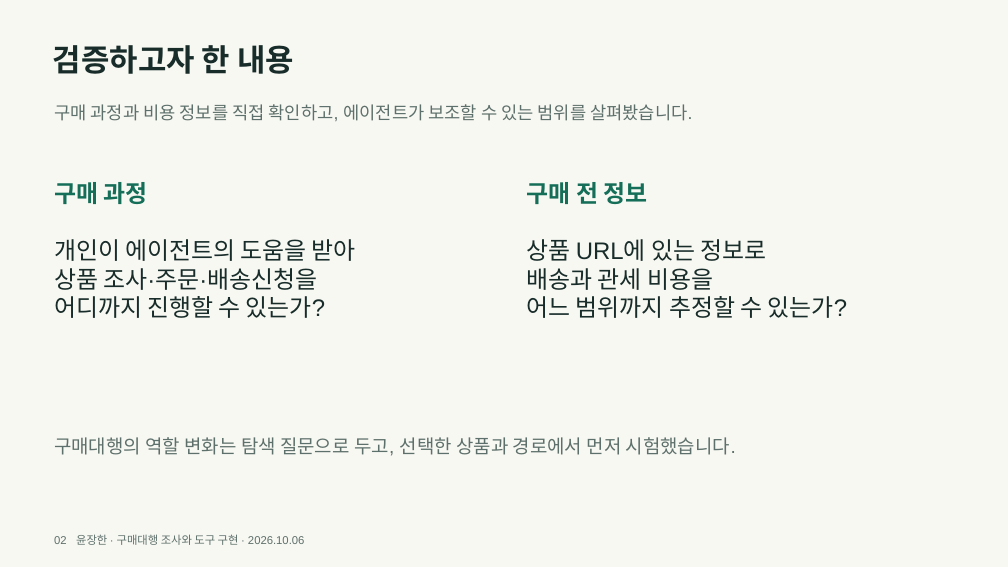
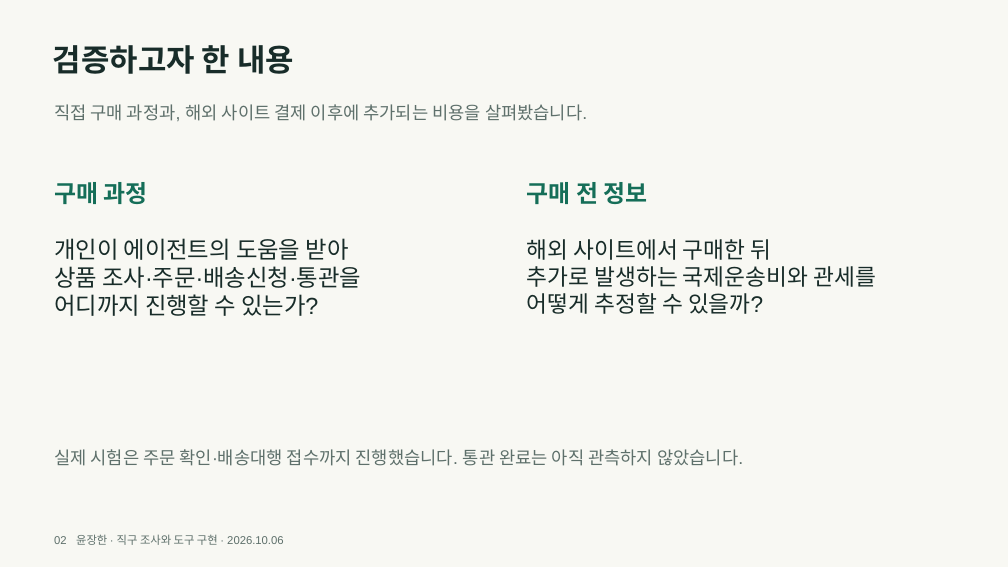
Before and after one commit to y00nZZang/crossborder-purchase-agent, a slide deck: slide 2 of portfolio/crossborder-portfolio.pptx. Drawn at 1008x567 pixels with LibreOffice and Linux fonts; fonts in the diff are those of the drawing. Boxes give left, top, right and bottom in pixels: in the first picture for what was removed or moved away, otherwise in the second. Text is boxed around its words. In the diff, an @@ line names an element or a change of style, - is before the commit and + after.

```diff
--- a/portfolio/crossborder-portfolio.pptx
+++ b/portfolio/crossborder-portfolio.pptx
@@ text at [54, 104, 587, 121]: text changed @@
-구매 과정과 비용 정보를 직접 확인하고, 에이전트가 보조할 수 있는 범위를 살펴봤습니다.
+직접 구매 과정과, 해외 사이트 결제 이후에 추가되는 비용을 살펴봤습니다.
@@ text at [54, 238, 349, 316]: size 28.5 to 27.8 pt in "개인이 에이전트의 도움을 받아", "어디까지 진행할 수 있는가?" @@
@@ text at [527, 239, 876, 314]: text changed; size 28.5 to 27 pt @@
-상품 URL에 있는 정보로
-배송과 관세 비용을
-어느 범위까지 추정할 수 있는가?
+해외 사이트에서 구매한 뒤
+추가로 발생하는 국제운송비와 관세를
+어떻게 추정할 수 있을까?
@@ text at [54, 266, 361, 288]: text changed; size 28.5 to 27.8 pt @@
-상품 조사·주문·배송신청을
+상품 조사·주문·배송신청·통관을
@@ text at [54, 449, 743, 466]: text changed; size 22.5 to 21 pt @@
-구매대행의 역할 변화는 탐색 질문으로 두고, 선택한 상품과 경로에서 먼저 시험했습니다.
+실제 시험은 주문 확인·배송대행 접수까지 진행했습니다. 통관 완료는 아직 관측하지 않았습니다.
@@ text at [54, 534, 283, 545]: text changed @@
-02 윤장한 · 구매대행 조사와 도구 구현 · 2026.10.06
+02 윤장한 · 직구 조사와 도구 구현 · 2026.10.06
```
Also in this commit, not shown: 12 other slides changed, 2 slides added, 2 slides removed, 9 other files.
